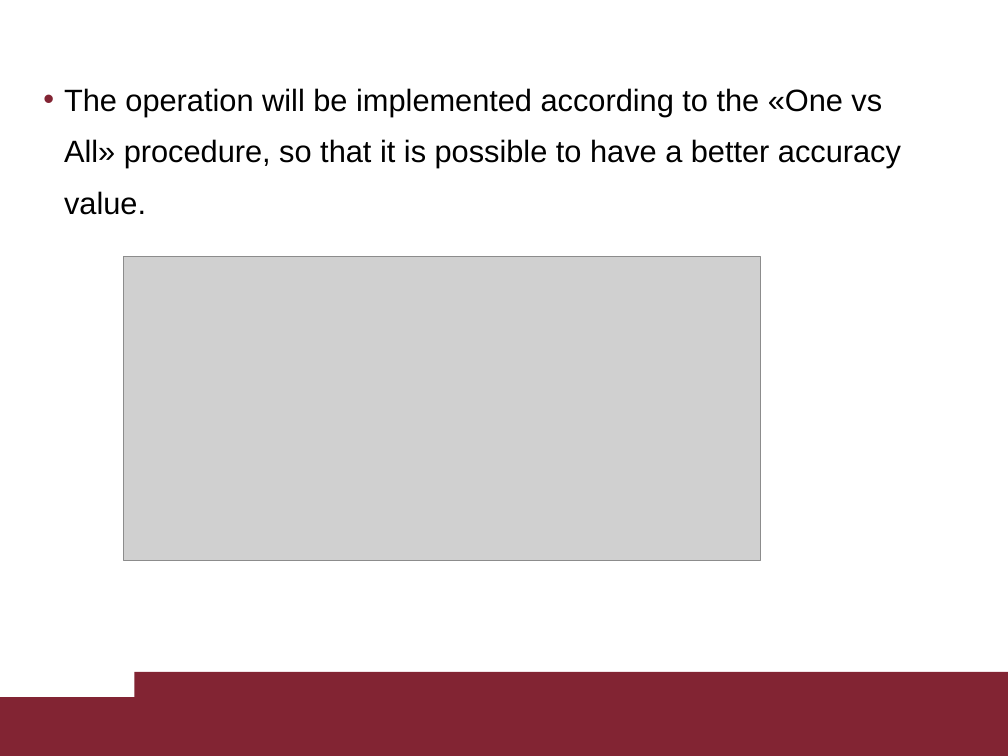
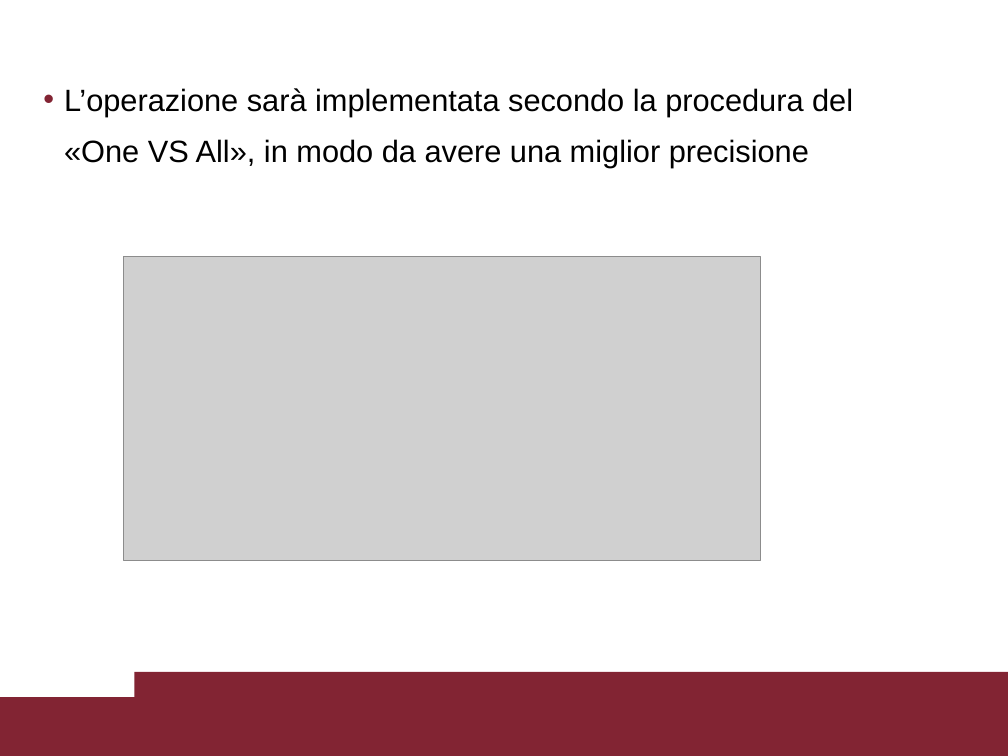
Before and after one commit to TarazGr/BSProj, a slide deck: slide 16 of Siamese Networks and Image Verification.pptx. Drawn at 1008x756 pixels with LibreOffice and Linux fonts; fonts in the diff are those of the drawing; grey boxes stand for pictures. Boxes give left, top, right and bottom in pixels: in the first picture for what was removed or moved away, otherwise in the second. Text is boxed around its words. In the diff, an @@ line names an element or a change of style, - is before the commit and + after.

```diff
--- a/Siamese Networks and Image Verification.pptx
+++ b/Siamese Networks and Image Verification.pptx
@@ text at [64, 88, 853, 168]: text changed @@
-• The operation will be implemented according to the «One vs All» procedure, so that it is possible to have a better accuracy value.
+• L’operazione sarà implementata secondo la procedura del «One VS All», in modo da avere una miglior precisione
```
Also in this commit, not shown: 19 other slides changed, 2 other files.
